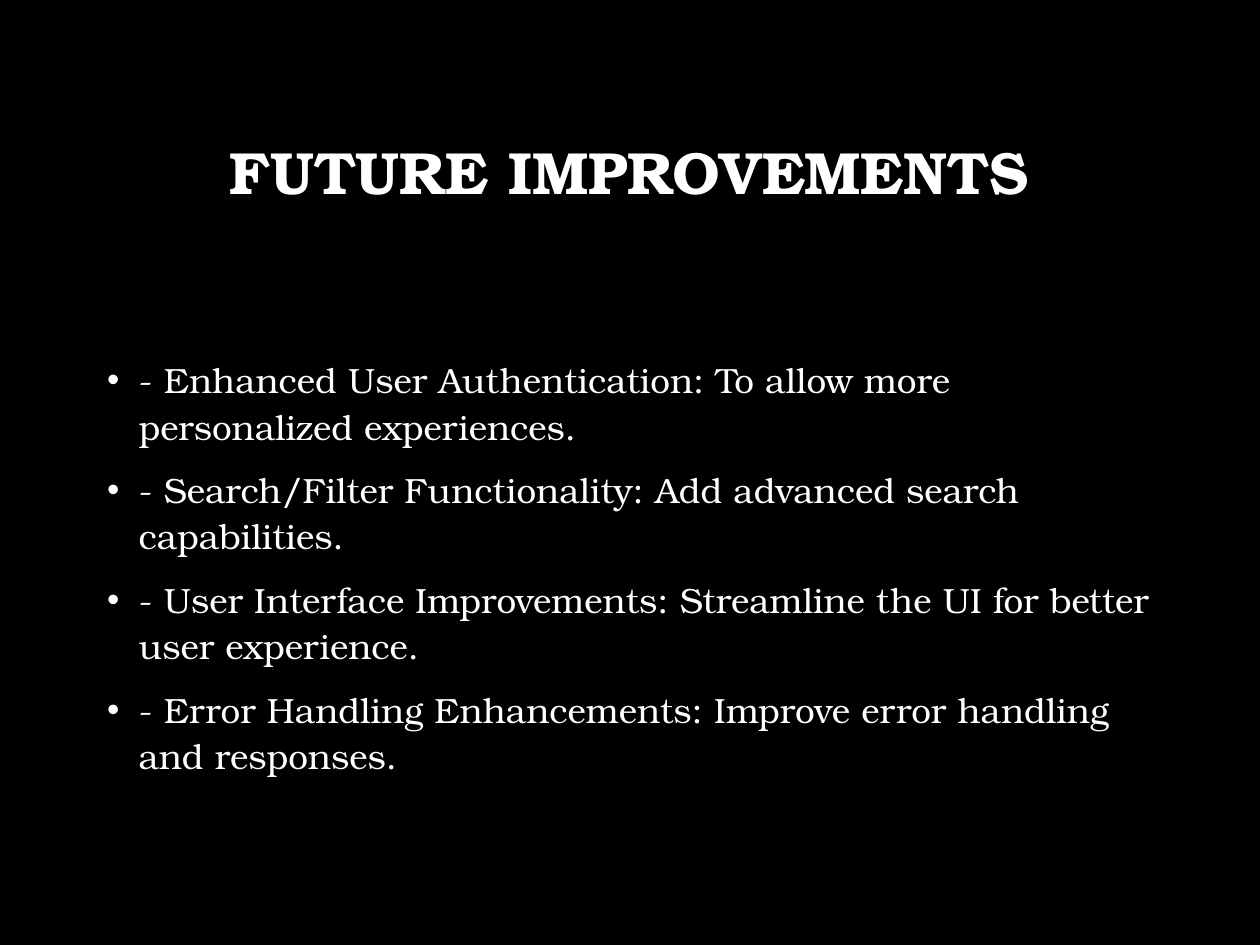
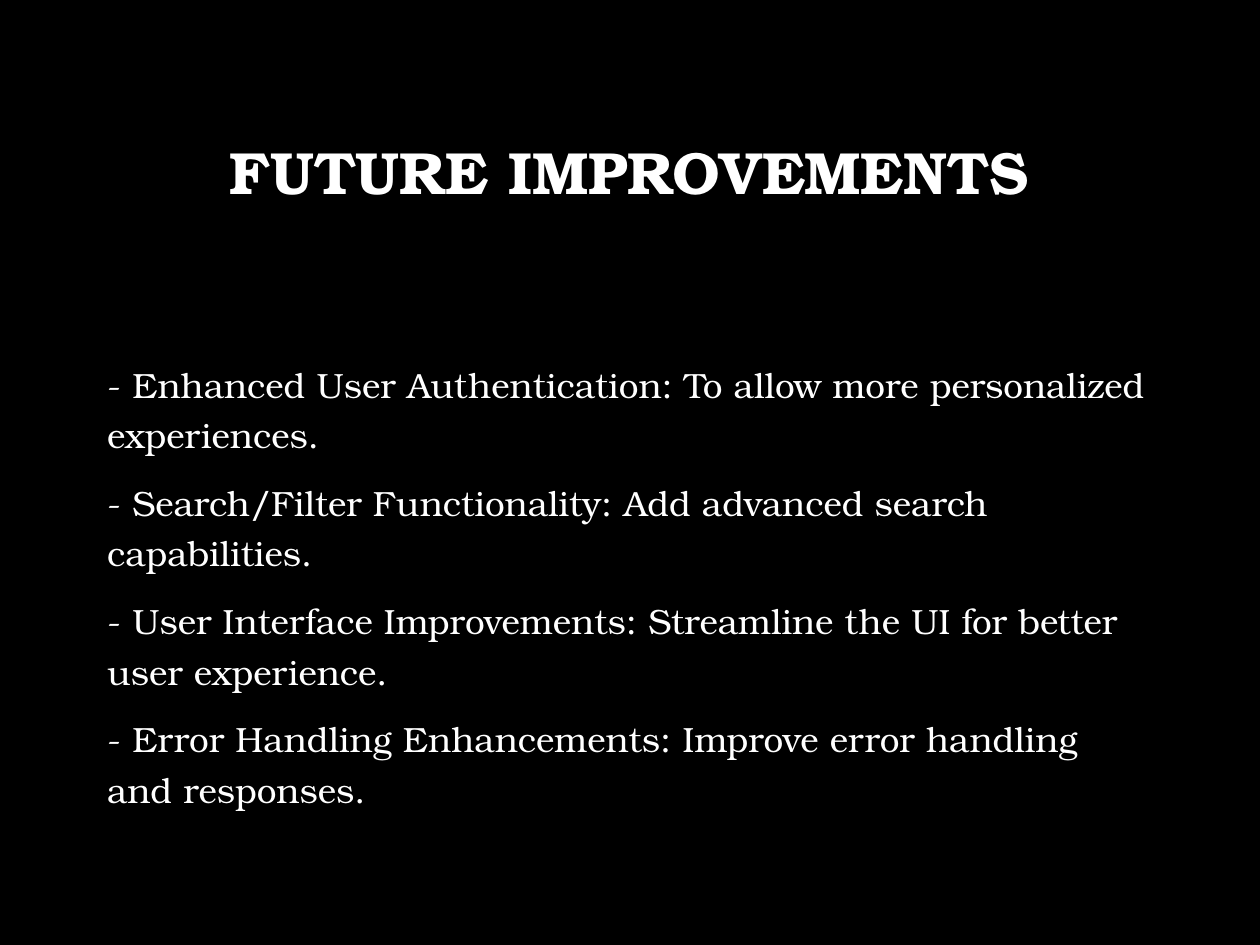
Before and after one commit to matthewkollar/CST-391-Milestone-3-Benchmark, a slide deck: slide 6 of docs/FaithTrack_Milestone_3_Presentation.pptx. Drawn at 1260x945 pixels with LibreOffice and Linux fonts; fonts in the diff are those of the drawing; background and template pictures are left out. Boxes give left, top, right and bottom in pixels: in the first picture for what was removed or moved away, otherwise in the second. Text is boxed around its words. In the diff, an @@ line names an element or a change of style, - is before the commit and + after.

Commit message:
modified powerpoint

```diff
--- a/docs/FaithTrack_Milestone_3_Presentation.pptx
+++ b/docs/FaithTrack_Milestone_3_Presentation.pptx
@@ text "- Enhanced User Authentication: To ..." at box(107, 373, 1144, 811): bullet • to none; line spacing 1.1 to 1.2 @@
```
Also in this commit, not shown: 5 other slides changed.
